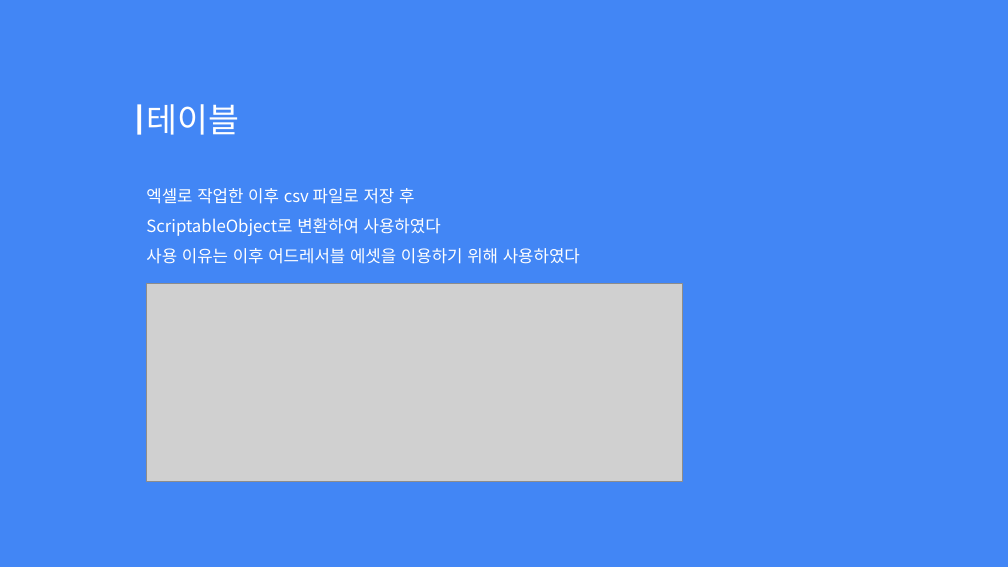
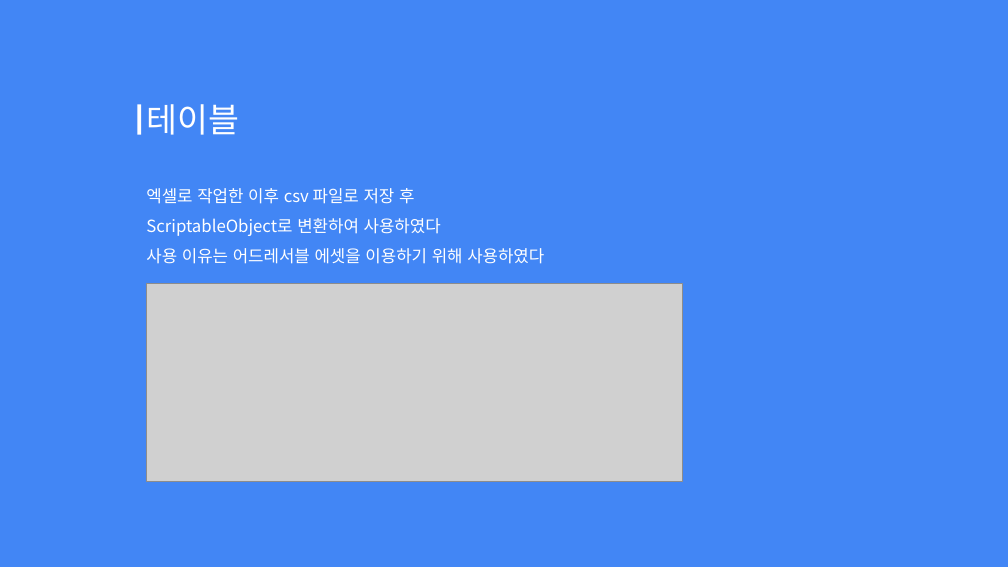
Before and after one commit to Hoyeom/CS-ClickerGame, a slide deck: slide 11 of Documents/TabHero.pptx. Drawn at 1008x567 pixels with LibreOffice and Linux fonts; fonts in the diff are those of the drawing; grey boxes stand for pictures. Boxes give left, top, right and bottom in pixels: in the first picture for what was removed or moved away, otherwise in the second. Text is boxed around its words. In the diff, an @@ line names an element or a change of style, - is before the commit and + after.

```diff
--- a/Documents/TabHero.pptx
+++ b/Documents/TabHero.pptx
@@ text at (x1=146, y1=248, x2=544, y2=264): text changed @@
-사용 이유는 이후 어드레서블 에셋을 이용하기 위해 사용하였다
+사용 이유는 어드레서블 에셋을 이용하기 위해 사용하였다
```
Also in this commit, not shown: 24 other files.
